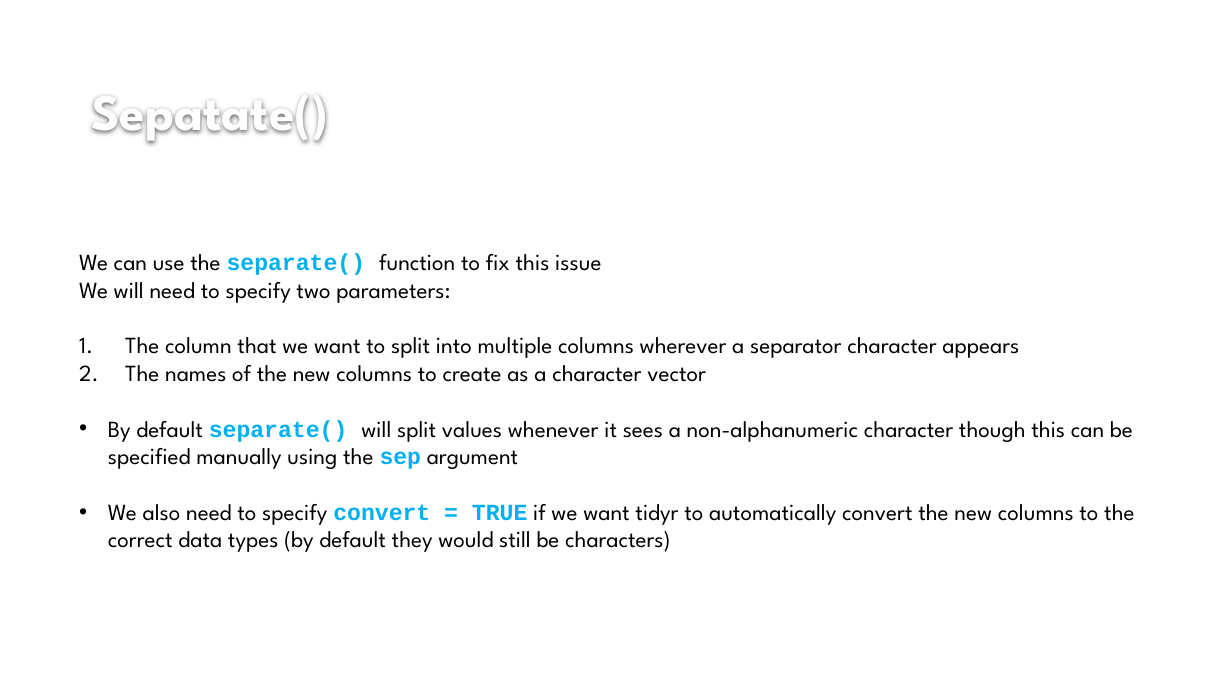
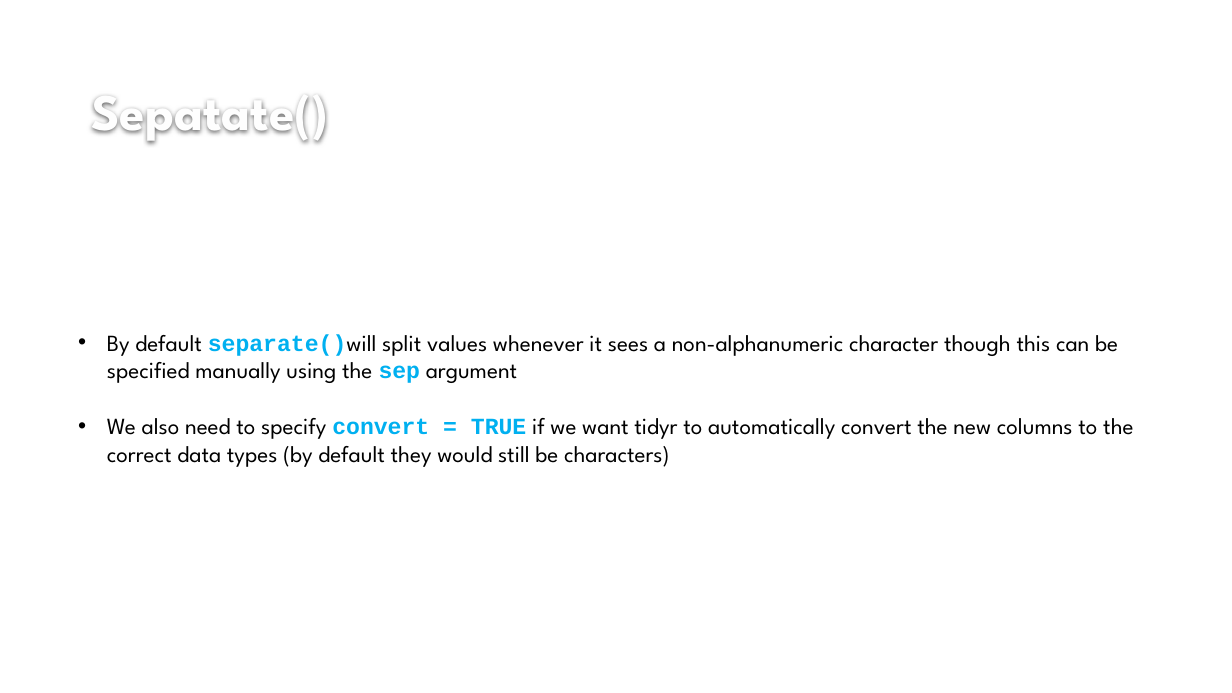
Before and after one commit to izzixcoatxs/Into_the_Tidyverse, a slide deck: slide 43 of sessions/session_four/izzie_session_four_a&b_presentation.pptx (slide 42 before the commit). Drawn at 1232x693 pixels with LibreOffice and Linux fonts; fonts in the diff are those of the drawing; background and template pictures are left out. Boxes give left, top, right and bottom in pixels: in the first picture for what was removed or moved away, otherwise in the second. Text is boxed around its words. In the diff, an @@ line names an element or a change of style, - is before the commit and + after.

```diff
--- a/sessions/session_four/izzie_session_four_a&b_presentation.pptx
+++ b/sessions/session_four/izzie_session_four_a&b_presentation.pptx
@@ text "By default separate()will split values ...": place and size @@
-text "By default separate()will split values ..." at [79,254,1134,552]
+text "By default separate()will split values ..." at [107,334,1133,467]
@@ text at [107,334,1118,383]: text changed @@
-We can use the separate() function to fix this issue
-We will need to specify two parameters:
-1. The column that we want to split into multiple columns wherever a separator character appears
-2. The names of the new columns to create as a character vector
-• By default separate() will split values whenever it sees a non-alphanumeric character though this can be specified manually using the sep argument
+• By default separate()will split values whenever it sees a non-alphanumeric character though this can be specified manually using the sep argument
```
Also in this commit, not shown: 15 other slides changed, 7 slides added.
